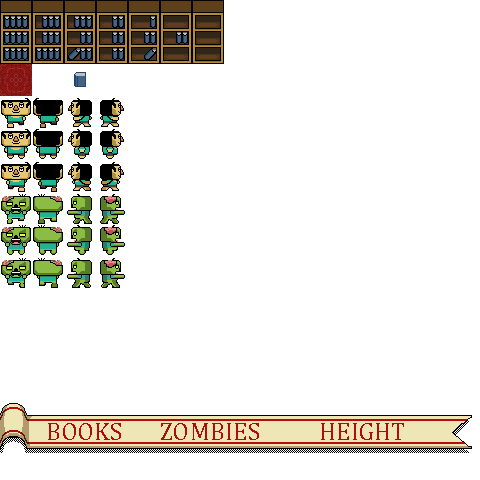
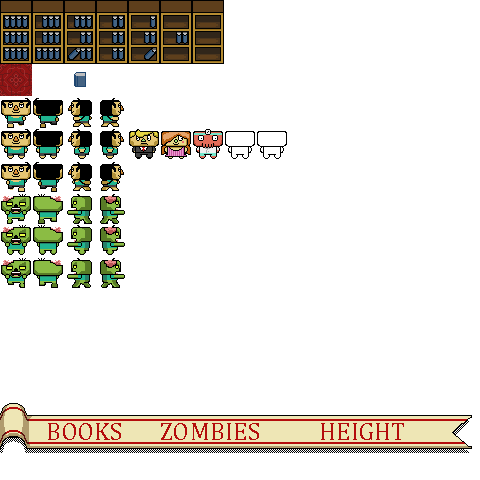
Layered file, before and after one edit (480x480). Changes by layer:
painted on "zombie" over [2, 196, 62, 265]
showed "char tests", painted on it over [129, 129, 287, 159]
